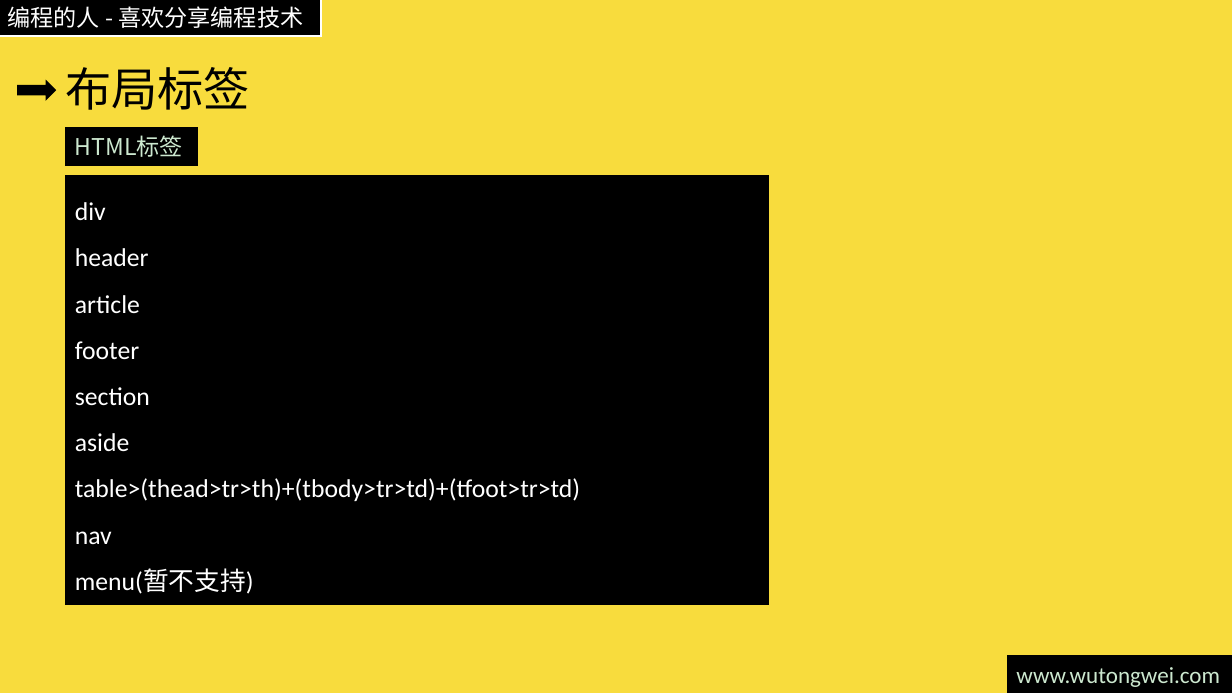
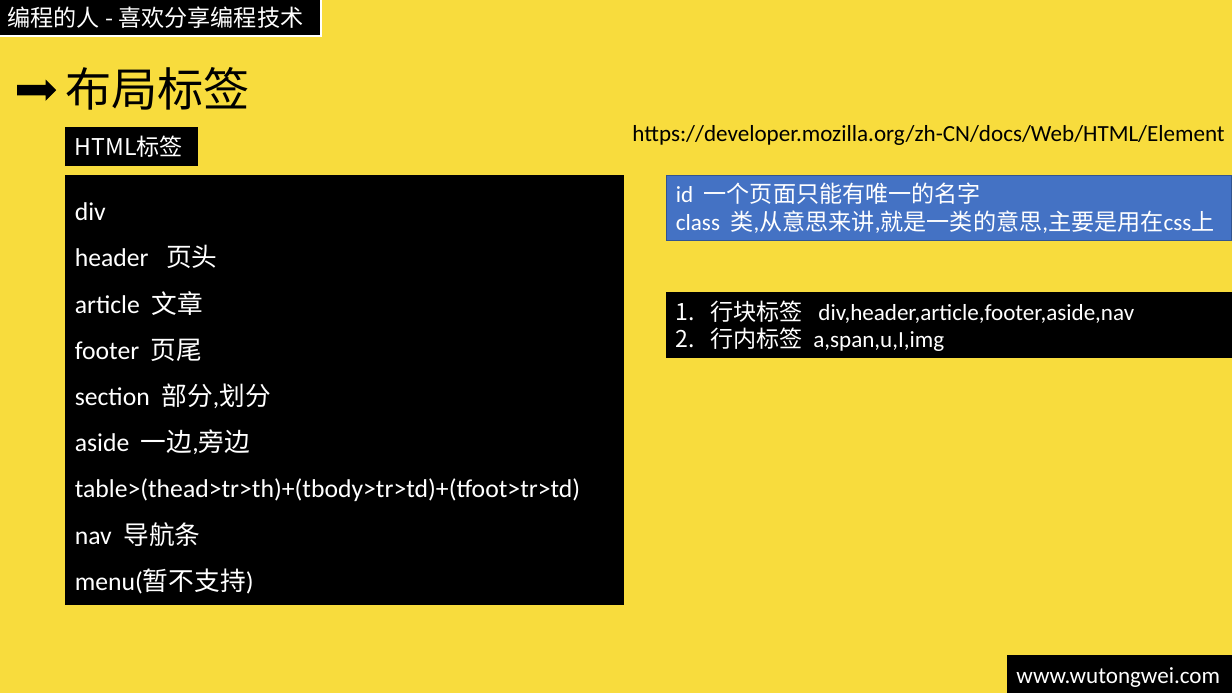
Before and after one commit to willculture/training, a slide deck: slide 6 of ppt/front-end/HTML5.pptx. Drawn at 1232x693 pixels with LibreOffice and Linux fonts; fonts in the diff are those of the drawing. Boxes give left, top, right and bottom in pixels: in the first picture for what was removed or moved away, otherwise in the second. Text is boxed around its words. In the diff, an @@ line names an element or a change of style, - is before the commit and + after.

```diff
--- a/ppt/front-end/HTML5.pptx
+++ b/ppt/front-end/HTML5.pptx
@@ rectangle "HTML标签" at (66, 128, 197, 165): text colour #CCE8CF to #FFFFFF @@
@@ text added at (632, 125, 1224, 145), 18 pt, text #000000 @@
+https://developer.mozilla.org/zh-CN/docs/Web/HTML/Element
@@ rectangle "div": place and size @@
-rectangle "div" at (66, 176, 768, 604)
+rectangle "div" at (66, 176, 623, 604)
@@ rectangle added at (667, 176, 1232, 241), fill #4472C4, outline #325491 1 pt, 18 pt, text #FFFFFF @@
+id 一个页面只能有唯一的名字
+class 类,从意思来讲,就是一类的意思,主要是用在css上
@@ text in rectangle at (75, 202, 580, 594): text colour #CCE8CF to #FFFFFF in "div", "table>(thead>tr>th)+(tbody>tr>td)+(tfoot>tr>td)", "menu(暂不支持)" @@
@@ text in rectangle at (75, 244, 271, 454): text changed; text colour #CCE8CF to #FFFFFF @@
-header
-article
-footer
-section
-aside
+header 页头
+article 文章
+footer 页尾
+section 部分,划分
+aside 一边,旁边
@@ rectangle added at (667, 292, 1232, 358), fill #000000, outline #000000 1 pt, 18 pt, text #FFFFFF @@
+1. 行块标签 div,header,article,footer,aside,nav
+2. 行内标签 a,span,u,I,img
@@ text in rectangle at (75, 522, 200, 546): text changed; text colour #CCE8CF to #FFFFFF @@
-nav
+nav 导航条
@@ rectangle "www.wutongwei.com" at (1007, 656, 1232, 693): text colour #CCE8CF to #FFFFFF @@
```
Also in this commit, not shown: 15 other slides changed, 1 other file.
